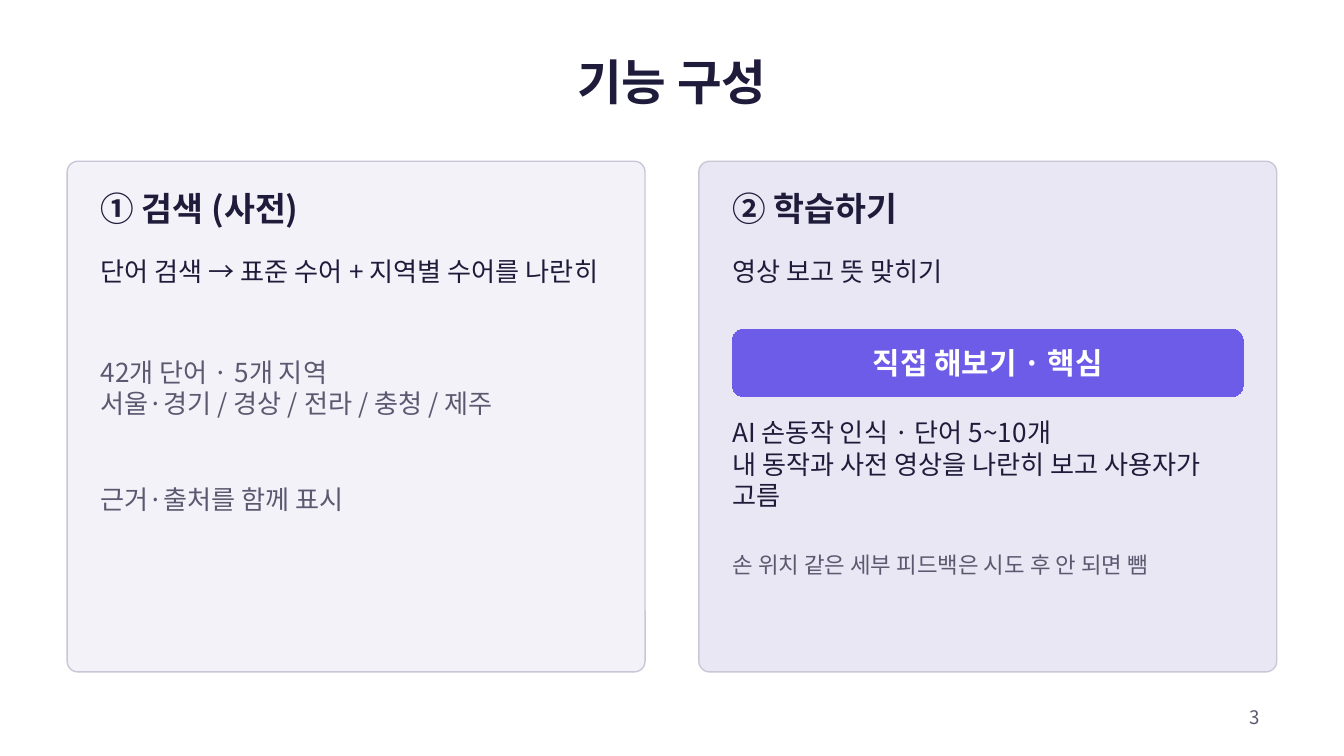
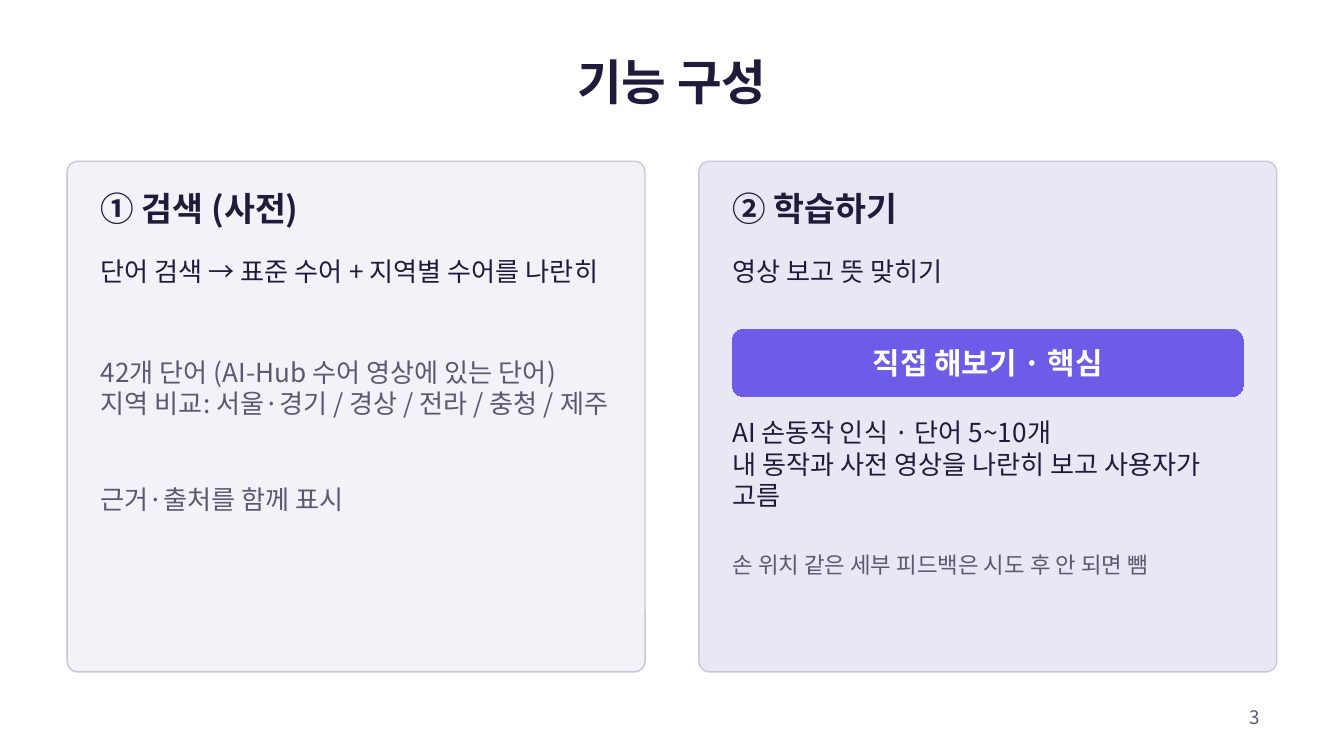
Before and after one commit to packsunjin/Graph, a slide deck: slide 3 of docs/sueo42-layout.pptx. Drawn at 1344x756 pixels with LibreOffice and Linux fonts; fonts in the diff are those of the drawing. Boxes give left, top, right and bottom in pixels: in the first picture for what was removed or moved away, otherwise in the second. Text is boxed around its words. In the diff, an @@ line names an element or a change of style, - is before the commit and + after.

```diff
--- a/docs/sueo42-layout.pptx
+++ b/docs/sueo42-layout.pptx
@@ text at [101, 360, 608, 415]: text changed @@
-42개 단어 · 5개 지역
-서울·경기 / 경상 / 전라 / 충청 / 제주
+42개 단어 (AI-Hub 수어 영상에 있는 단어)
+지역 비교: 서울·경기 / 경상 / 전라 / 충청 / 제주
```
Also in this commit, not shown: 4 other slides changed, 1 slide added.
